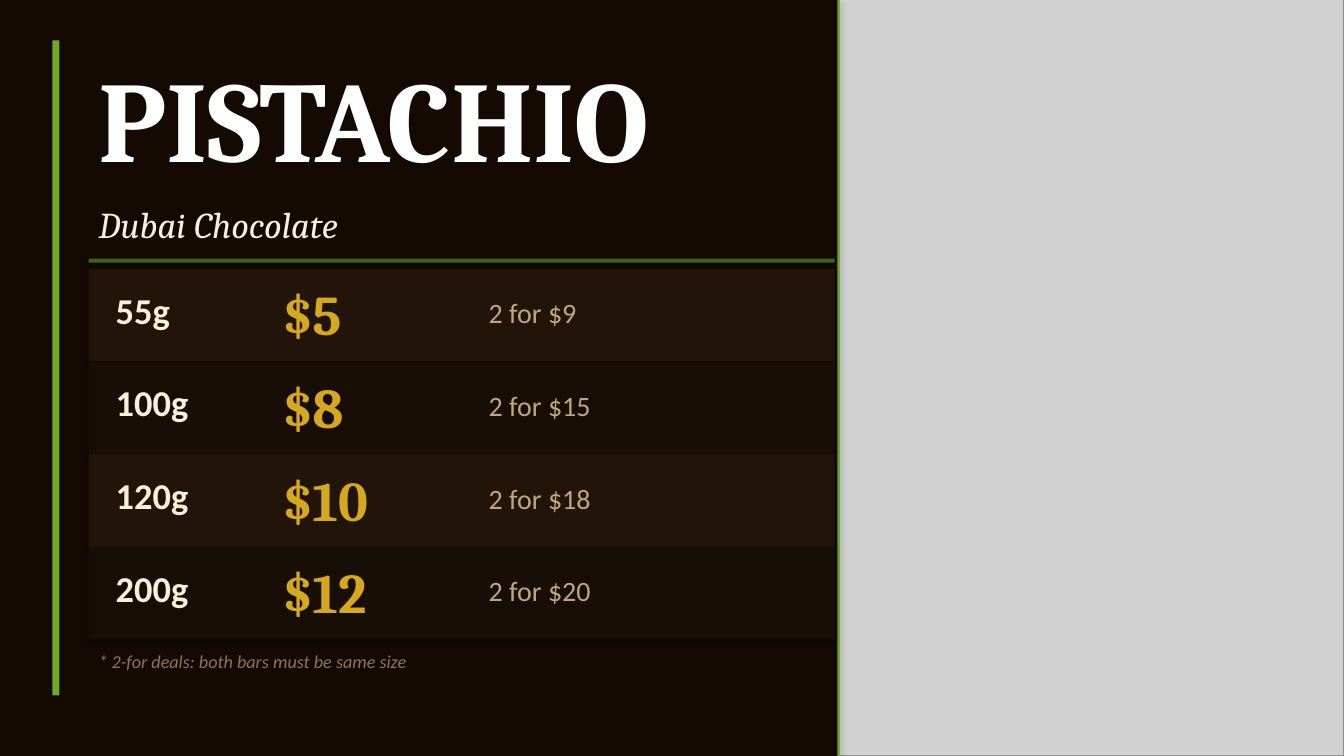
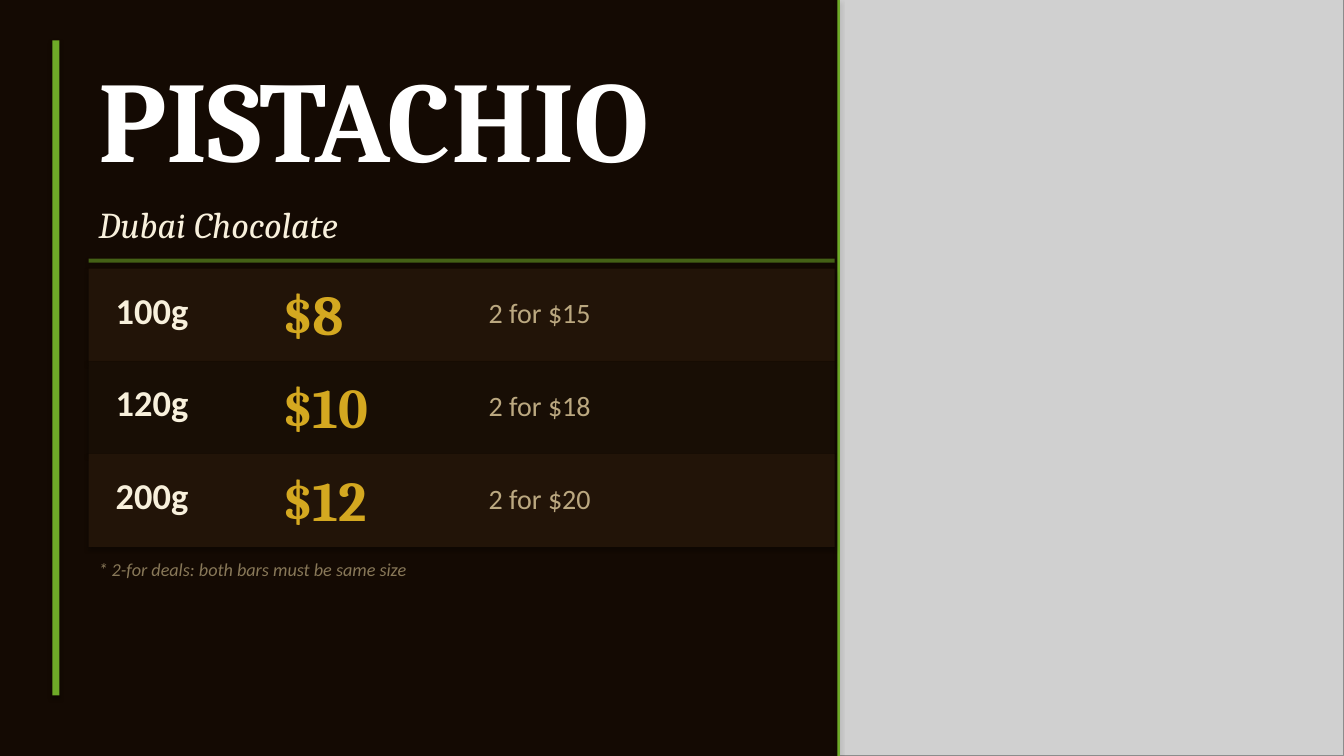
Before and after one commit to mnfadawi/hi, a slide deck: slide 2 of sahara-bites-fun-fair.pptx. Drawn at 1344x756 pixels with LibreOffice and Linux fonts; fonts in the diff are those of the drawing; grey boxes stand for pictures. Boxes give left, top, right and bottom in pixels: in the first picture for what was removed or moved away, otherwise in the second. Text is boxed around its words. In the diff, an @@ line names an element or a change of style, - is before the commit and + after.

```diff
--- a/sahara-bites-fun-fair.pptx
+++ b/sahara-bites-fun-fair.pptx
@@ text removed at [282, 293, 341, 339] @@
-$5
@@ text removed at [116, 300, 170, 330] @@
-55g
@@ text at [489, 304, 591, 326]: text changed @@
-2 for $9
+2 for $15
@@ text "120g": place and size @@
-text "120g" at [116, 485, 189, 515]
+text "120g" at [116, 392, 189, 422]
@@ text at [489, 397, 591, 419]: text changed @@
-2 for $15
+2 for $18
@@ 5 texts: place and size @@
-5 texts at [116, 386, 368, 617]
+5 texts at [116, 293, 368, 525]
@@ text at [489, 490, 591, 512]: text changed @@
-2 for $18
+2 for $20
@@ text "* 2-for deals: both bars ...": place and size @@
-text "* 2-for deals: both bars ..." at [112, 655, 407, 670]
+text "* 2-for deals: both bars ..." at [112, 563, 407, 578]
@@ rectangle removed at [89, 546, 835, 639] @@
@@ text removed at [489, 582, 591, 604] @@
-2 for $20
```
Also in this commit, not shown: 2 other slides changed.
